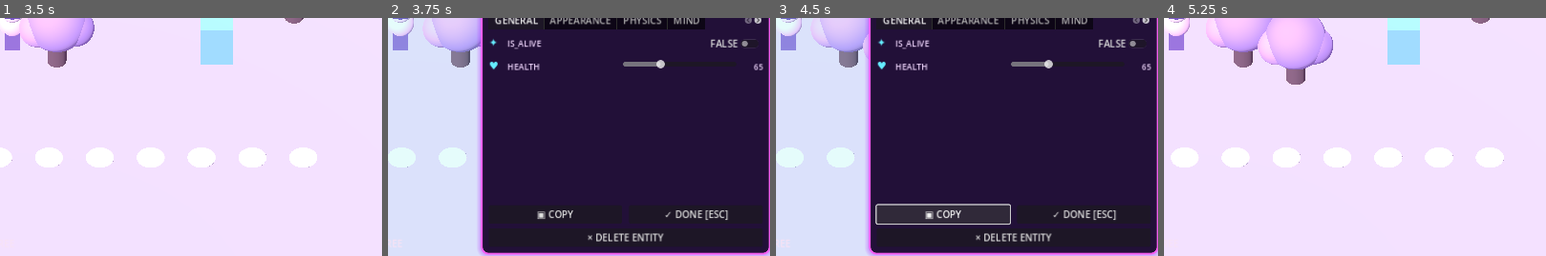
Above: before the commit, frames 1-4 (left to right).
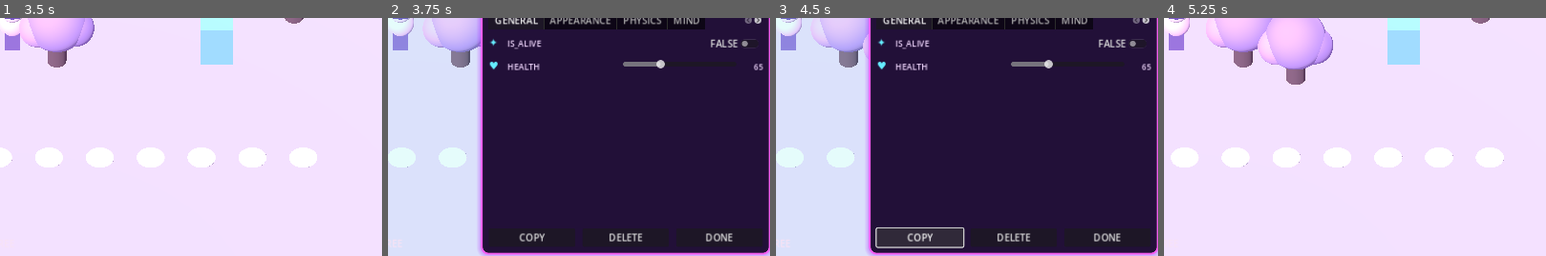
Above: after the commit, the same moments.

Repository: 0ri-space-cat/luna-dev-mode
Game: Godot game, scene res://scenes/main.tscn
Two runs of this game, one before a commit and one after it. Both use one fixed random seed, a clock stepped at 60 frames per second and the inputs below.
Inputs (mouse positions are % of the whole screen's width and height, from its top left):
- Up to frame 1 (3.5 s): click "ENGLISH" at 0.5 s; tap Enter at 1.25 s; move the mouse to (45, 70) at 1.27 s; hold W (move_forward) 1.28-2 s; tap Z at 1.35 s; click (45, 70) at 1.42 s; drag from (80, 65) to (45, 70) at 2.02 s; tap Space at 2.75 s; move the mouse to (20, 35) at 2.77 s; hold A (move_left) from 2.78 s (still down); tap 9 at 2.85 s
- Up to frame 2 (3.75 s): release A (move_left) at 3.5 s; drag from (55, 50) to (20, 35) at 3.52 s
- Up to frame 3 (4.5 s): click "▣ COPY" (after the commit: "COPY") at 4.25 s
- Up to frame 4 (5.25 s): click "✓ DONE [ESC]" (after the commit: "DONE") at 5 s
The pictures show only the part of the screen within x 48-98%, y 48-98%; the shares and areas given below are measured in that part.

Frame 1 is identical in both runs. In frame 2, 1.4% of the frame differs, in the area x 34-91%, y 80-94%; in frame 3, 4.7%, in the area x 26-91%, y 78-97%; in frame 4, nothing differs.

Commit message:
ui: put COPY DELETE DONE together in one inspector action row

Diff:
--- a/scripts/hack_editor.gd
+++ b/scripts/hack_editor.gd
@@ -92,13 +92,14 @@
 	duplicate_button.size_flags_horizontal = Control.SIZE_EXPAND_FILL
 	duplicate_button.pressed.connect(_on_duplicate_pressed)
 	footer.add_child(duplicate_button)
+	delete_button = Button.new()
+	delete_button.size_flags_horizontal = Control.SIZE_EXPAND_FILL
+	delete_button.pressed.connect(_on_delete_pressed)
+	footer.add_child(delete_button)
 	close_button = Button.new()
 	close_button.size_flags_horizontal = Control.SIZE_EXPAND_FILL
 	close_button.pressed.connect(func() -> void: closed.emit())
 	footer.add_child(close_button)
-	delete_button = Button.new()
-	delete_button.pressed.connect(_on_delete_pressed)
-	layout.add_child(delete_button)
 	refresh_language()
 	visible = false
 
@@ -121,15 +122,15 @@
 	for index in range(TAB_IDS.size()):
 		tab_bar.set_tab_title(index, ui_language.text(TAB_IDS[index], TAB_RU[index]))
 	if is_instance_valid(duplicate_button):
-		duplicate_button.text = ui_language.text("▣ COPY", "▣ КОПИЯ")
+		duplicate_button.text = "COPY"
 		duplicate_button.tooltip_text = ui_language.text(
 			"Create an independent copy with the same parameters.",
 			"Создать независимую копию с теми же параметрами."
 		)
 	if is_instance_valid(close_button):
-		close_button.text = ui_language.text("✓ DONE [ESC]", "✓ ГОТОВО [ESC]")
+		close_button.text = "DONE"
 	if is_instance_valid(delete_button):
-		delete_button.text = ui_language.text("× DELETE ENTITY", "× УДАЛИТЬ ОБЪЕКТ")
+		delete_button.text = "DELETE"
 		delete_button.tooltip_text = ui_language.text(
 			"Remove this entity from the world. You can undo it.",
 			"Удалить объект из мира. Действие можно отменить."
